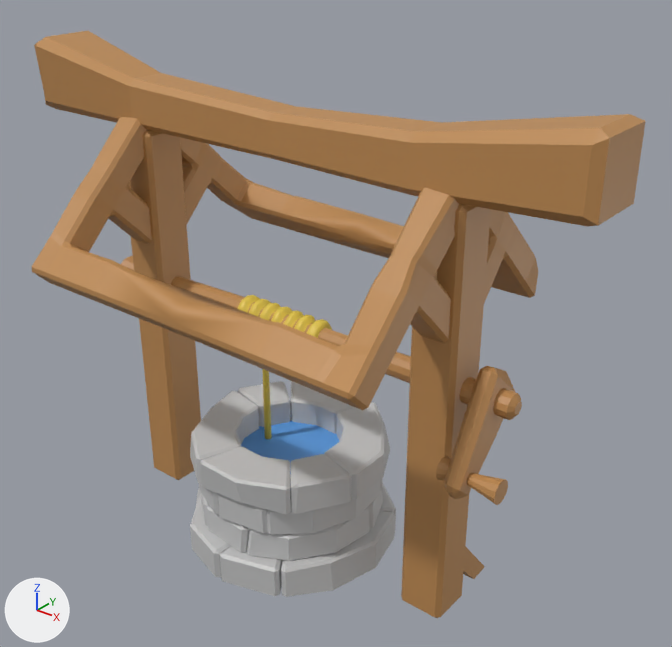
Two versions of the FBX model Assets/Blender/Enviroment/Village/Well.fbx, one commit apart.
The view is the same before and after, from a 50 mm camera at (18.71, -3.18, 3.35) aimed at (16.0, 0.21, 1.25). Arrows for +X, +Y and +Z are at lower left; the lights stay in place. Where no turn or scale is listed for an object, it has been applied to the vertices.

The older version as bpy lines, for what is in view:
```python
me_cube_049 = bpy.data.meshes.new('Cube.049')
me_cube_049.from_pydata(...)  # 800 vertices, 817 faces; spans x -0.581..0.58, y -0.581..0.579, z 0.0..0.661
# faces by material slot: [816, 1]
me_cube_049.materials.append(mat_rocks)  # light grey #c7c7c7
me_cube_049.materials.append(mat_water)  # blue #5ea0e7
me_cube_051 = bpy.data.meshes.new('Cube.051')
me_cube_051.from_pydata(...)  # 1463 vertices, 1520 faces; spans x -1.6..1.63, y -0.78..0.78, z -0.41..2.56
# faces by material slot: [746, 774]
me_cube_051.materials.append(mat_well)  # orange #be8b53
me_cube_051.materials.append(mat_rope)  # yellow #e7cb4c
ob_stones = bpy.data.objects.new('Stones', me_cube_049)
ob_stones.location = (15.86, 0.0, 0.0)
ob_wellconstruction = bpy.data.objects.new('WellConstruction', me_cube_051)
ob_wellconstruction.location = (15.86, 0.0, 0.0)
```
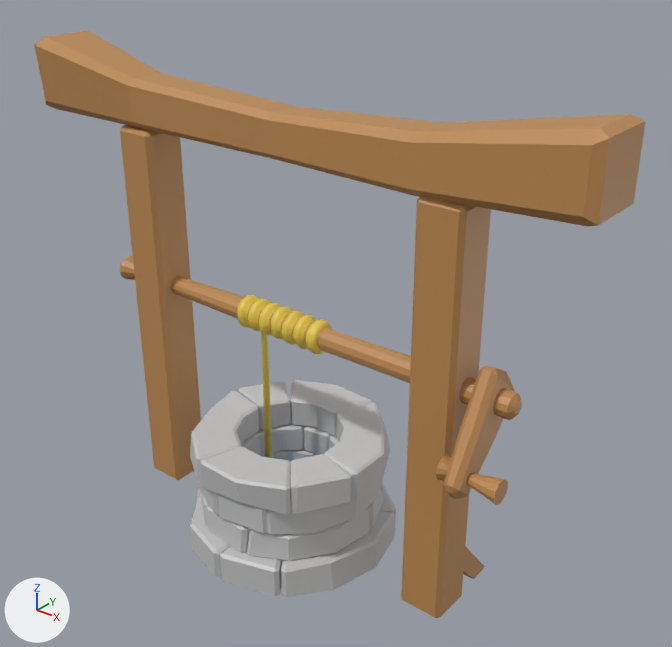
Where the change shows, as pixel boxes (x1, y1, x2, y2) in the pictures (672 x 647 px; the box of a moved part takes in the faces that stretch with it):
'WellConstruction', reshaped
    before: (32, 31, 646, 618)
    after: (34, 31, 646, 618)
'Stones', reshaped
    before: (190, 381, 396, 597)
    after: (190, 380, 396, 597)
part 1 of me_cube_049, moved or reshaped (not visible afterwards)
    before: (241, 421, 339, 476)
part 2 of me_cube_051, deleted (orange)
    before: (32, 117, 538, 410)

What changed in the scene script:
```text
Change me_cube_049:
    where me_cube_049.from_pydata(...)  # 800 vertices, 817 faces; spans x -0.581..0.58, y -0.581..0.579, z 0.0..0.661
    used by ob_stones; location = (15.86, 0.0, 0.0)
    me_cube_049 part 1: the loose piece of 32 vertices spanning x -0.358..0.368, y -0.363..0.363, z 0.516 is moved by (0.0, 0.0, -0.323)
Change me_cube_051:
    used by ob_wellconstruction; location = (15.86, 0.0, 0.0)
    remove me_cube_051.from_pydata(...)  # 1463 vertices, 1520 faces; spans x -1.6..1.63, y -0.78..0.78, z -0.41..2.56
    add me_cube_051.from_pydata(...)  # 1063 vertices, 1102 faces; spans x -1.6..1.63, y -0.34..0.45, z -0.41..2.56
    me_cube_051 part 2: 400 vertices removed from x -1.02..1.02, y -0.78..0.78, z 1.47..2.03
```
